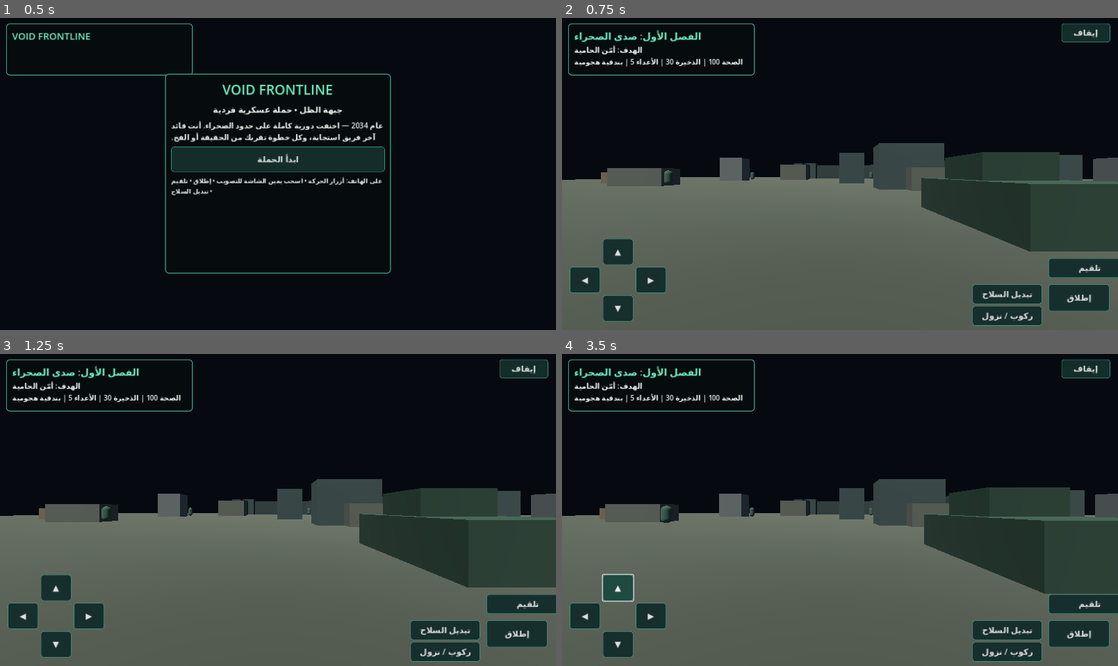
Above: before the commit, frames 1-4 (two rows, left to right).
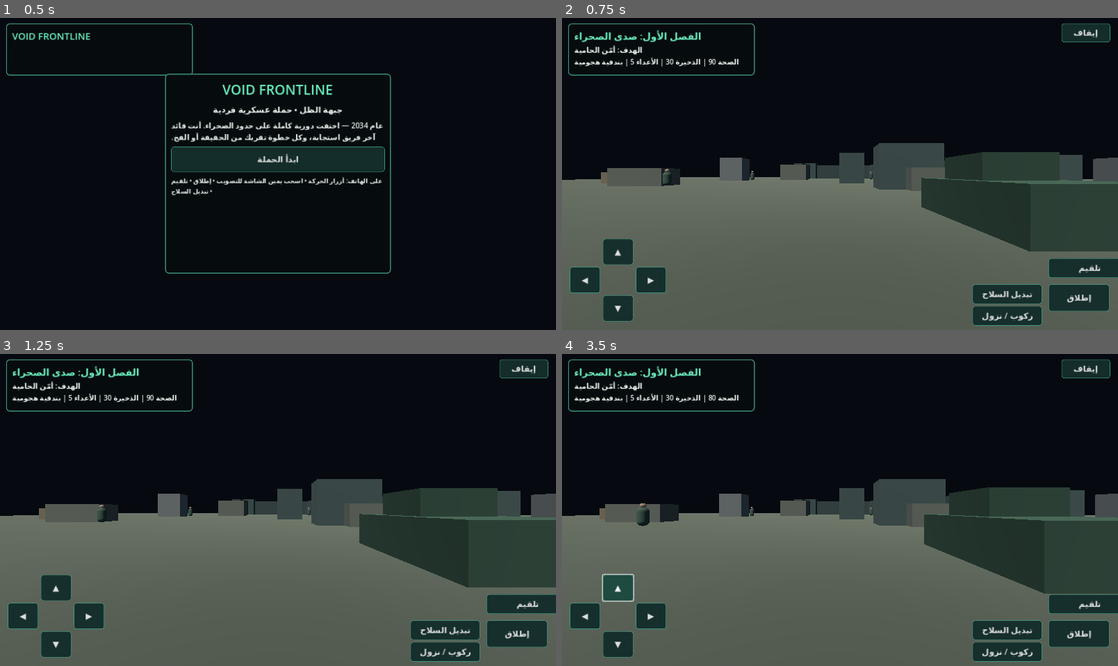
Above: after the commit, the same moments.

Repository: i7m18/-VOID-AI
Game: Godot game, scene res://scenes/main.tscn
Two runs of this game, one before a commit and one after it. Both use one fixed random seed, a clock stepped at 60 frames per second and the inputs below.
Inputs:
- Up to frame 1 (0.5 s): no input
- Up to frame 2 (0.75 s): click "ابدأ الحملة" at 0.5 s
- Up to frame 3 (1.25 s): no input
- Up to frame 4 (3.5 s): click "◀" at 1.25 s; click "▶" at 2 s; click "▲" at 2.75 s

Frame 1 is identical in both runs. In frame 2, 0.1% of the frame differs, in the area x 18-56%, y 12-54%; in frame 3, 0.1%; in frame 4, 0.3%, in the area x 13-56%, y 12-56%.

Commit message:
Improve Android gameplay, Arabic localization and campaign

Diff:
--- a/fps-game/scripts/enemy.gd
+++ b/fps-game/scripts/enemy.gd
@@ -3,47 +3,93 @@
 var health := 100
 var attack_cooldown := 0.0
 var player: Node3D
-var speed := 2.2
+var speed := 2.0
+var alert_range := 42.0
+var strafe_sign := 1.0
 
 func _ready() -> void:
-    var body_mesh := MeshInstance3D.new()
-    var capsule_mesh := CapsuleMesh.new()
-    capsule_mesh.radius = 0.42
-    capsule_mesh.height = 1.65
-    body_mesh.mesh = capsule_mesh
-    var material := StandardMaterial3D.new()
-    material.albedo_color = Color(0.20, 0.29, 0.22)
-    material.roughness = 0.9
-    body_mesh.material_override = material
-    add_child(body_mesh)
-    var collision := CollisionShape3D.new()
-    var shape := CapsuleShape3D.new()
-    shape.radius = 0.42
-    shape.height = 1.7
-    collision.shape = shape
-    add_child(collision)
-    player = get_tree().get_first_node_in_group("player")
+ var body_mesh:=MeshInstance3D.new()
+ var body_shape:=CapsuleMesh.new()
+ body_shape.radius=0.42
+ body_shape.height=1.65
+ body_mesh.mesh=body_shape
+ var material:=StandardMaterial3D.new()
+ material.albedo_color=Color(0.18,0.25,0.20)
+ material.roughness=0.9
+ body_mesh.material_override=material
+ add_child(body_mesh)
+ var vest:=MeshInstance3D.new()
+ var vest_shape:=BoxMesh.new()
+ vest_shape.size=Vector3(0.72,0.55,0.4)
+ vest.mesh=vest_shape
+ var vest_mat:=StandardMaterial3D.new()
+ vest_mat.albedo_color=Color(0.10,0.13,0.12)
+ vest.material_override=vest_mat
+ vest.position.y=0.08
+ add_child(vest)
+ var head:=MeshInstance3D.new()
+ var sphere:=SphereMesh.new()
+ sphere.radius=0.22
+ sphere.height=0.44
+ head.mesh=sphere
+ head.position.y=0.95
+ var head_mat:=StandardMaterial3D.new()
+ head_mat.albedo_color=Color(0.48,0.40,0.32)
+ head.material_override=head_mat
+ add_child(head)
+ var collision:=CollisionShape3D.new()
+ var shape:=CapsuleShape3D.new()
+ shape.radius=0.42
+ shape.height=1.7
+ collision.shape=shape
+ add_child(collision)
+ player=get_tree().get_first_node_in_group("player")
+ speed=randf_range(1.9,3.0)
+ strafe_sign=-1.0 if randf()<0.5 else 1.0
 
 func _physics_process(delta: float) -> void:
-    if not is_instance_valid(player): return
-    attack_cooldown = maxf(0, attack_cooldown - delta)
-    var to_player: Vector3 = player.global_position - global_position
-    to_player.y = 0
-    if to_player.length() > 1.6:
-        velocity.x = to_player.normalized().x * speed
-        velocity.z = to_player.normalized().z * speed
-        look_at(Vector3(player.global_position.x, global_position.y, player.global_position.z))
-    else:
-        velocity.x = 0
-        velocity.z = 0
-        if attack_cooldown <= 0:
-            attack_cooldown = 1.0
-            if player.has_method("take_damage"): player.take_damage(8)
-    move_and_slide()
+ if not is_instance_valid(player): return
+ var root:=get_tree().current_scene
+ if is_instance_valid(root) and not bool(root.get("game_active")): return
+ attack_cooldown=maxf(0.0,attack_cooldown-delta)
+ var offset: Vector3=player.global_position-global_position
+ offset.y=0
+ var distance:=offset.length()
+ if distance>alert_range:
+  velocity.x=move_toward(velocity.x,0,delta*4)
+  velocity.z=move_toward(velocity.z,0,delta*4)
+ elif distance>12.0:
+  var dir:=offset.normalized()
+  var side:=Vector3(-dir.z,0,dir.x)*strafe_sign*0.25
+  velocity.x=(dir.x+side.x)*speed
+  velocity.z=(dir.z+side.z)*speed
+  look_at(Vector3(player.global_position.x,global_position.y,player.global_position.z))
+  _try_attack(distance)
+ elif distance>2.3:
+  var dir:=offset.normalized()
+  velocity.x=dir.x*speed*0.65
+  velocity.z=dir.z*speed*0.65
+  look_at(Vector3(player.global_position.x,global_position.y,player.global_position.z))
+  _try_attack(distance)
+ else:
+  velocity.x=0
+  velocity.z=0
+  if attack_cooldown<=0:
+   attack_cooldown=0.9
+   if player.has_method("take_damage"): player.take_damage(10)
+ if not is_on_floor(): velocity.y-=18.0*delta
+ move_and_slide()
+
+func _try_attack(distance: float) -> void:
+ if attack_cooldown>0 or distance>alert_range: return
+ attack_cooldown=randf_range(1.3,2.1)
+ if player.has_method("take_damage"):
+  player.take_damage(5 if distance>12 else 7)
 
 func take_damage(amount: int) -> void:
-    health -= amount
-    if health <= 0:
-        var root = get_tree().current_scene
-        if root.has_method("enemy_down"): root.enemy_down()
-        queue_free()
+ health-=amount
+ if health<=0:
+  var root:=get_tree().current_scene
+  if is_instance_valid(root) and root.has_method("enemy_down"):
+   root.enemy_down()
+  queue_free()
